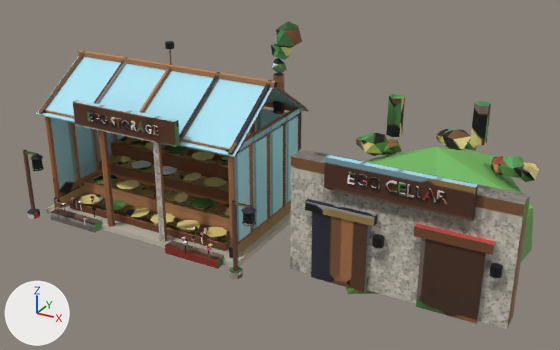
The FBX model assets/stations/home_cellar_3.fbx as it was, and as the next commit left it.
One viewpoint serves both versions: a camera (50 mm lens) standing at (15.5, -47.5, 33.0) and looking at (-11.6, 1.7, 8.4). Every picture has the same lights, and +X, +Y and +Z are marked at lower left. The first picture is the older version.

In view in the first picture: 'home_cellar_3_body' and 3 more.
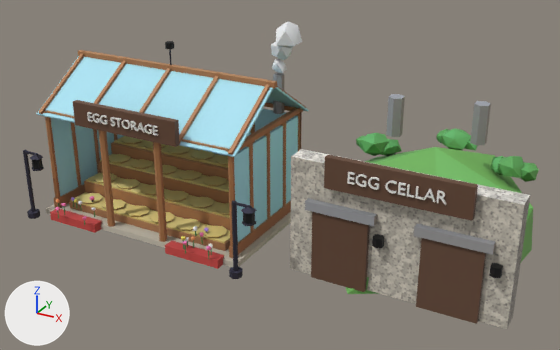
Boxes [x1, y1, x2, y2] around the edits, measured in the pictures (560 x 350 px; the box of a moved part takes in the faces that stretch with it):
part 1 of me_home_cellar_3_body, moved or reshaped: before [79, 137, 230, 240]; after [71, 136, 230, 244]
part 2 of me_home_cellar_3_body, surface changed: [23, 21, 539, 327] in both

The edits, one by one:
me_home_cellar_3_body has 3942 vertices, 4884 faces and spans x -31.5..8.0, y -6.6..11.4, z 0.0..19.8.
me_home_cellar_3_body is used by ob_home_cellar_3_body; location (0.0, 0.0, 0.0).
me_home_cellar_3_body part 1: 382 vertices moved from x -28.7..-13.3, y -4.1..3.9, z 4.4..8.0 to x -28.7..-13.3, y -4.1..3.9, z 4.6..8.1; 18 vertices removed from x -28.2..-14.8, y -1.1..-0.1, z 5.8; 18 vertices added at x -27.9..-14.1, y -0.5..-0.2, z 5.7.
me_home_cellar_3_body part 2: 4598 kept faces spanning x -31.5..8.0, y -6.6..11.4, z 0.0..19.8 get new texture (UV) coordinates.
